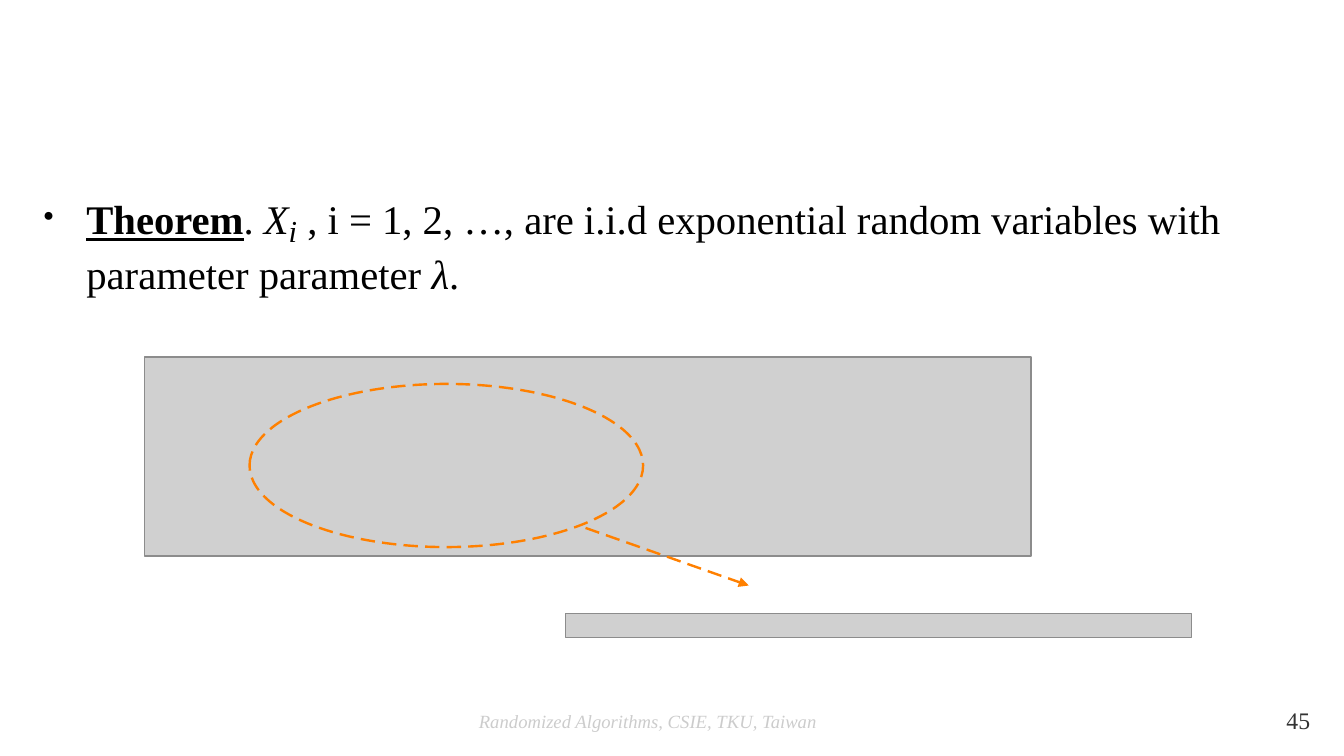
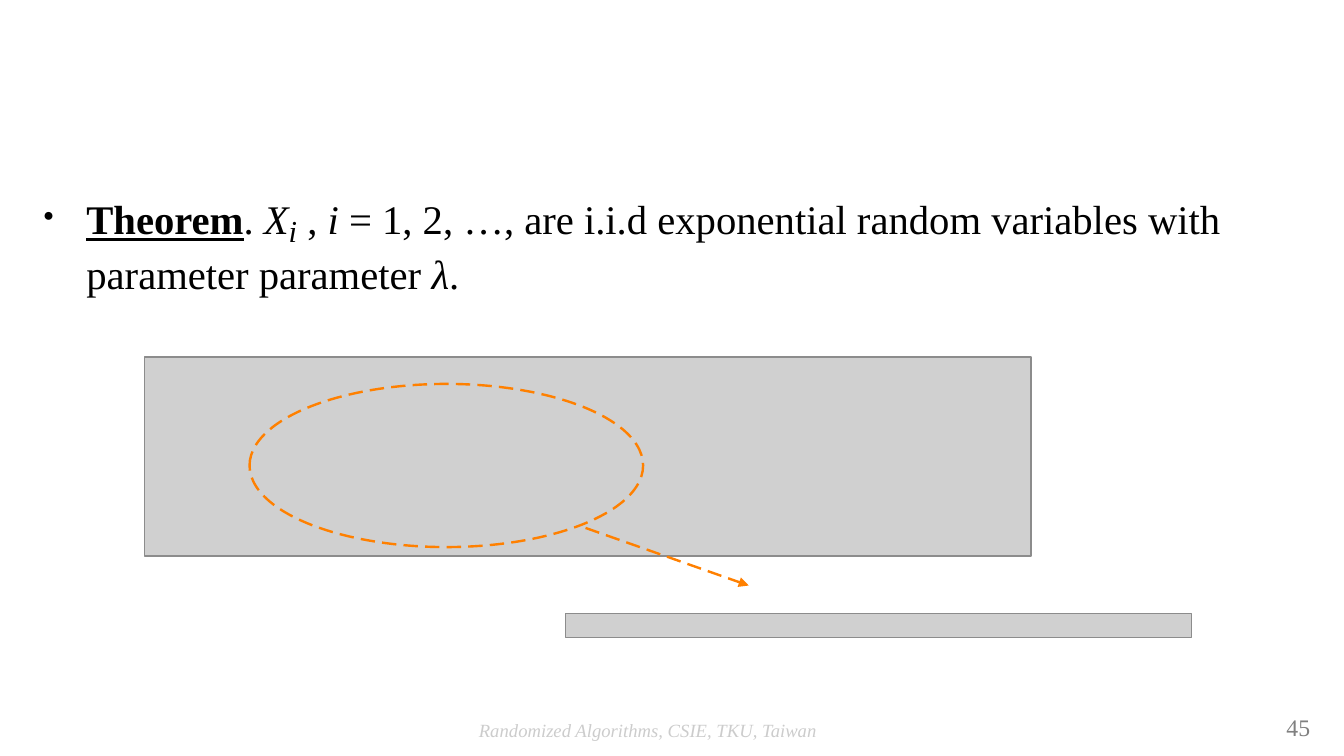
Before and after one commit to josephcclin/josephcclin.github.io, a slide deck: slide 45 of courses/rand_alg/slides/ra_lect_continuous_distributions_and_Poisson_process.odp. Drawn at 1344x756 pixels with LibreOffice and Linux fonts; fonts in the diff are those of the drawing; grey boxes stand for pictures; background and template pictures are left out. Boxes give left, top, right and bottom in pixels: in the first picture for what was removed or moved away, otherwise in the second. Text is boxed around its words. In the diff, an @@ line names an element or a change of style, - is before the commit and + after.

```diff
--- a/courses/rand_alg/slides/ra_lect_continuous_distributions_and_Poisson_process.odp
+++ b/courses/rand_alg/slides/ra_lect_continuous_distributions_and_Poisson_process.odp
@@ text "Theorem. Xi , i = ..." at (86,205,1220,297): italic on in "i" @@
@@ text "Randomized Algorithms, CSIE, TKU, Taiwan" at (479,724,816,741): vertical alignment top to middle @@
@@ page number at (1286,720,1310,736): text colour #333333 to #808080; vertical alignment top to middle @@
```
Also in this commit, not shown: 57 other slides changed, 1 other file.
